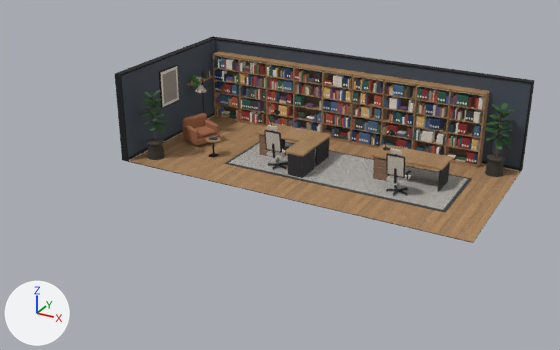
Before and after pictures for a commit that changed the glTF model src/web/assets/office/research.gltf.
The view is the same before and after, from a camera (50 mm lens) standing at (14.84, -22.17, 9.62) and looking at (5.31, -4.85, 0.96). Arrows for +X, +Y and +Z are at lower left; the lights stay in place. The first picture is the older version. Vertices at exactly the same position are counted once.

The first picture shows 'room_research' and 1 more.
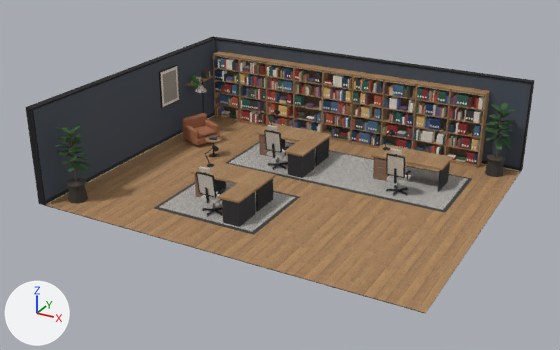
Pixel boxes (x1, y1, x2, y2) of what changed, in the pictures (560 x 350 px):
'room_research', reshaped
    before: (115, 36, 535, 243)
    after: (25, 36, 535, 314)
part 1 of me_room_research, added
    after: (154, 182, 300, 235)
part 2 of me_room_research, added
    after: (256, 179, 273, 212)
part 3 of me_room_research, added
    after: (222, 192, 255, 227)
part 4 of me_room_research, added
    after: (205, 187, 210, 203)
part 5 of me_room_research, added
    after: (212, 176, 217, 197)
part 6 of me_room_research, deleted
    before: (139, 91, 168, 160)
part 7 of me_room_research, built on
    before: (115, 37, 521, 243)
    after: (25, 37, 521, 314)

What changed in the scene script:
```text
Change me_room_research:
    used by ob_room_research; location = (0.0, 0.0, 0.0)
    remove me_room_research.from_pydata(...)  # 8271 vertices, 8128 faces; spans x -0.02..10.9, y -5.2..0.02, z 0.46..3.21
    add me_room_research.from_pydata(...)  # 8811 vertices, 8896 faces; spans x -0.02..10.9, y -8.7..0.02, z 0.46..3.21
    me_room_research part 1: the loose piece of 8 vertices spanning x 4.42..4.47, y -3.69..-3.38, z 0.54..0.57 is copied, and the copy is scaled about its middle by (62, 8.06, 0.343), then moved by (0.0, -2.66, -0.07); it spans x 2.9..6.0, y -7.45..-4.95, z 0.48..0.49
    me_room_research part 2: the loose piece of 8 vertices spanning x 5.0..5.48, y -3.8..-3.0, z 0.49..1.17 is copied, and the copy is scaled about its middle by (0.0833, 1.05, 1.03), then moved by (0.19, -2.5, 0.0); it spans x 5.41..5.45, y -6.32..-5.48, z 0.48..1.18
    me_room_research part 3: the loose piece of 8 vertices spanning x 5.0..5.48, y -3.8..-3.0, z 0.49..1.17 is copied, and the copy is moved by (0.0, -3.5, 0.0); it spans x 5.0..5.48, y -7.3..-6.5, z 0.49..1.17
    me_room_research part 4: the loose piece of 8 vertices spanning x 4.42..4.48, y -3.72..-3.62, z 0.87..1.33 is copied, and the copy is moved by (0.0, -3.5, 0.0); it spans x 4.42..4.48, y -7.22..-7.12, z 0.87..1.33
    me_room_research part 5: the loose piece of 8 vertices spanning x 4.68..4.71, y -3.76..-3.62, z 1.1..1.72 is copied, and the copy is moved by (0.0, -3.5, 0.0); it spans x 4.68..4.71, y -7.26..-7.12, z 1.1..1.72
    me_room_research part 6: 40 loose pieces with 544 vertices, spanning x 0.37..1.14, y -4.94..-4.11, z 0.48..2.61, are deleted
    me_room_research part 7: 18 vertices removed from x -0.02..10.9, y -5.2..-5.16, z 0.46..3.21; 738 vertices added at x -0.02..10.9, y -8.7..-5.05, z 0.46..3.21
    other edits to the shape of me_room_research do not show in these pictures
```
